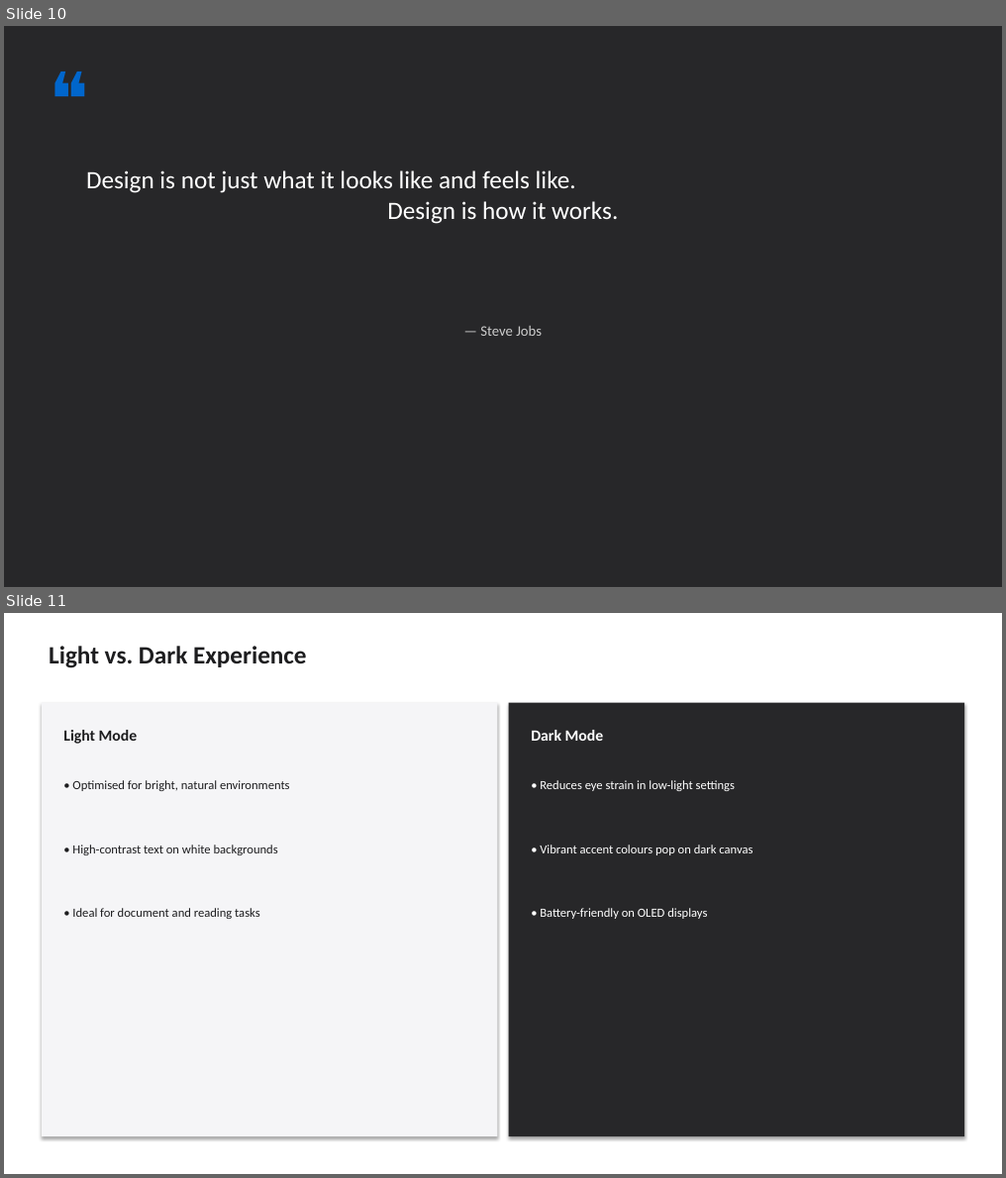
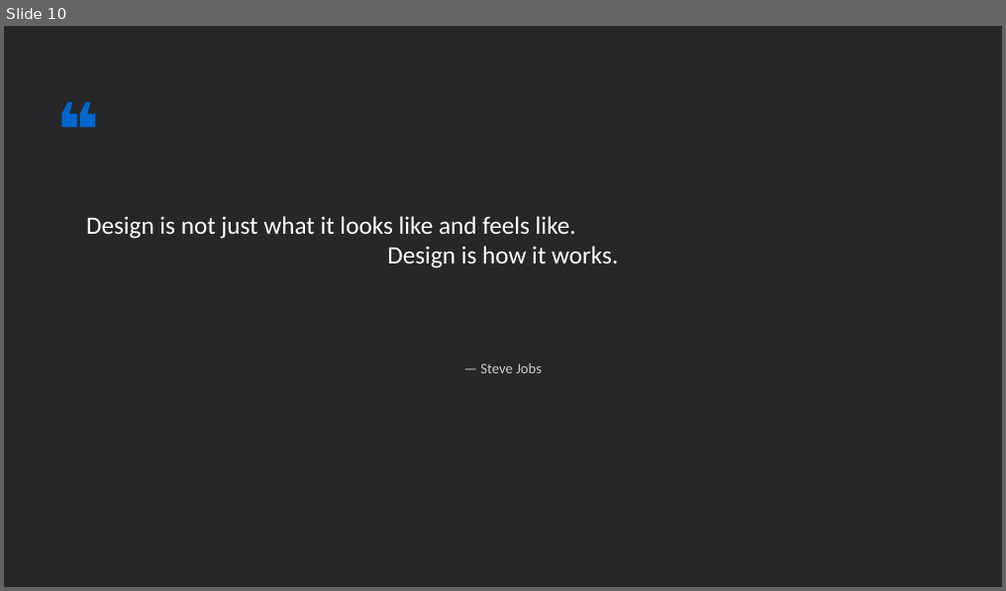
Before and after one commit to salllychung/prd-submissions, a slide deck: apple-design-system-template.pptx. Shown one above the other, each under a label of ours: slides 10 and 11 before the commit, slide 10 after it. The pictures are 1006x1178 and 1006x591 pixels, drawn with LibreOffice and Linux fonts; fonts in the diff are those of the drawing. Boxes give left, top, right and bottom in pixels: in the first picture for what was removed or moved away, otherwise in the second. Text is boxed around its words. In the diff, an @@ line names an element or a change of style, - is before the commit and + after.

```diff
--- a/apple-design-system-template.pptx
+++ b/apple-design-system-template.pptx
@@ slide 11 removed at box(4, 613, 1002, 1174), background #FFFFFF @@
@@ text removed at box(49, 646, 307, 668) @@
-Light vs. Dark Experience
@@ rectangle removed at box(42, 703, 497, 1137) @@
@@ text removed at box(63, 730, 138, 744) @@
-Light Mode
@@ rectangle removed at box(509, 703, 964, 1137) @@
@@ text removed at box(531, 730, 604, 741) @@
-Dark Mode
@@ text removed at box(72, 780, 290, 791) @@
-• Optimised for bright, natural environments
@@ text removed at box(540, 780, 735, 791) @@
-• Reduces eye strain in low-light settings
@@ text removed at box(72, 845, 278, 856) @@
-• High-contrast text on white backgrounds
@@ text removed at box(540, 845, 752, 856) @@
-• Vibrant accent colours pop on dark canvas
@@ text removed at box(72, 908, 260, 919) @@
-• Ideal for document and reading tasks
@@ text removed at box(540, 908, 707, 919) @@
-• Battery-friendly on OLED displays
@@ slide 10 changed as well @@
@@ text "❝": place and size @@
-text "❝" at box(42, 49, 266, 161)
+text "❝" at box(49, 78, 273, 190)
@@ text "❝" at box(49, 78, 273, 190): bold on @@
@@ text "Design is not just what ...": place and size @@
-text "Design is not just what ..." at box(86, 171, 618, 224)
+text "Design is not just what ..." at box(86, 216, 618, 269)
@@ text "— Steve Jobs": place and size @@
-text "— Steve Jobs" at box(480, 326, 542, 336)
+text "— Steve Jobs" at box(480, 364, 542, 373)
```
Also in this commit, not shown: 1 other slide changed, 10 slides added, 9 other slides removed, 1 other file.
